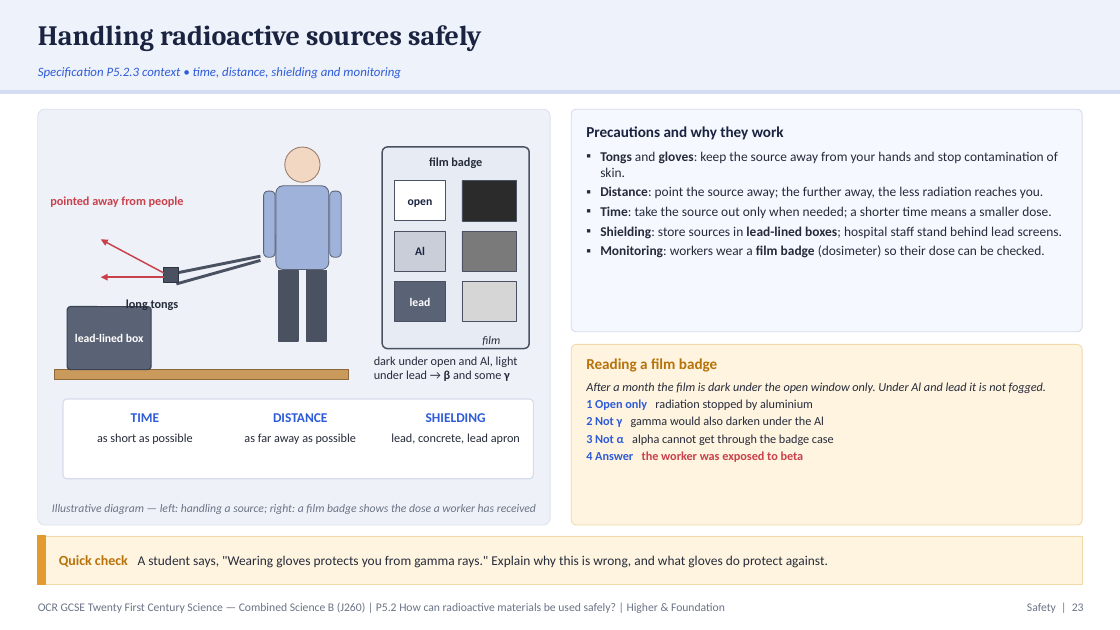
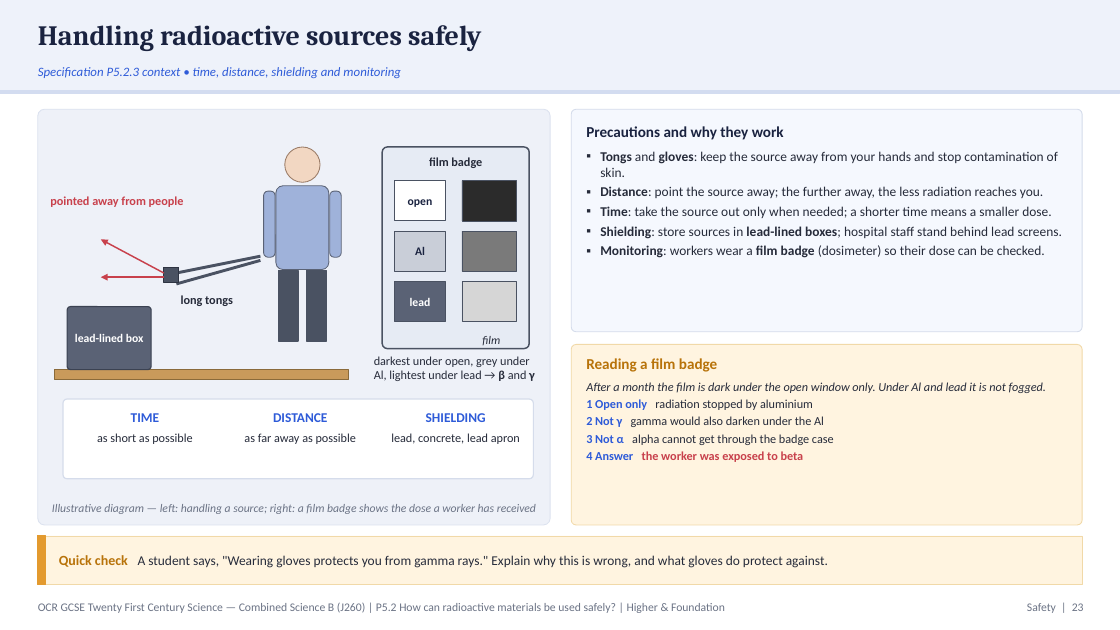
Before and after one commit to pstephenphilip-ship-it/Piri-MBBS, a slide deck: slide 23 of gcse-slides/ocr-physics/OCR21C_P5.2_UsingRadioactiveMaterialsSafely_Combined.pptx. Drawn at 1120x630 pixels with LibreOffice and Linux fonts; fonts in the diff are those of the drawing. Boxes give left, top, right and bottom in pixels: in the first picture for what was removed or moved away, otherwise in the second. Text is boxed around its words. In the diff, an @@ line names an element or a change of style, - is before the commit and + after.

```diff
--- a/gcse-slides/ocr-physics/OCR21C_P5.2_UsingRadioactiveMaterialsSafely_Combined.pptx
+++ b/gcse-slides/ocr-physics/OCR21C_P5.2_UsingRadioactiveMaterialsSafely_Combined.pptx
@@ text "long tongs": place and size @@
-text "long tongs" at [126, 298, 179, 312]
+text "long tongs" at [181, 295, 233, 306]
@@ text at [374, 356, 535, 381]: text changed @@
-dark under open and Al, light under lead → β and some γ
+darkest under open, grey under Al, lightest under lead → β and γ
```
Also in this commit, not shown: 12 other slides changed, 2 other files.
